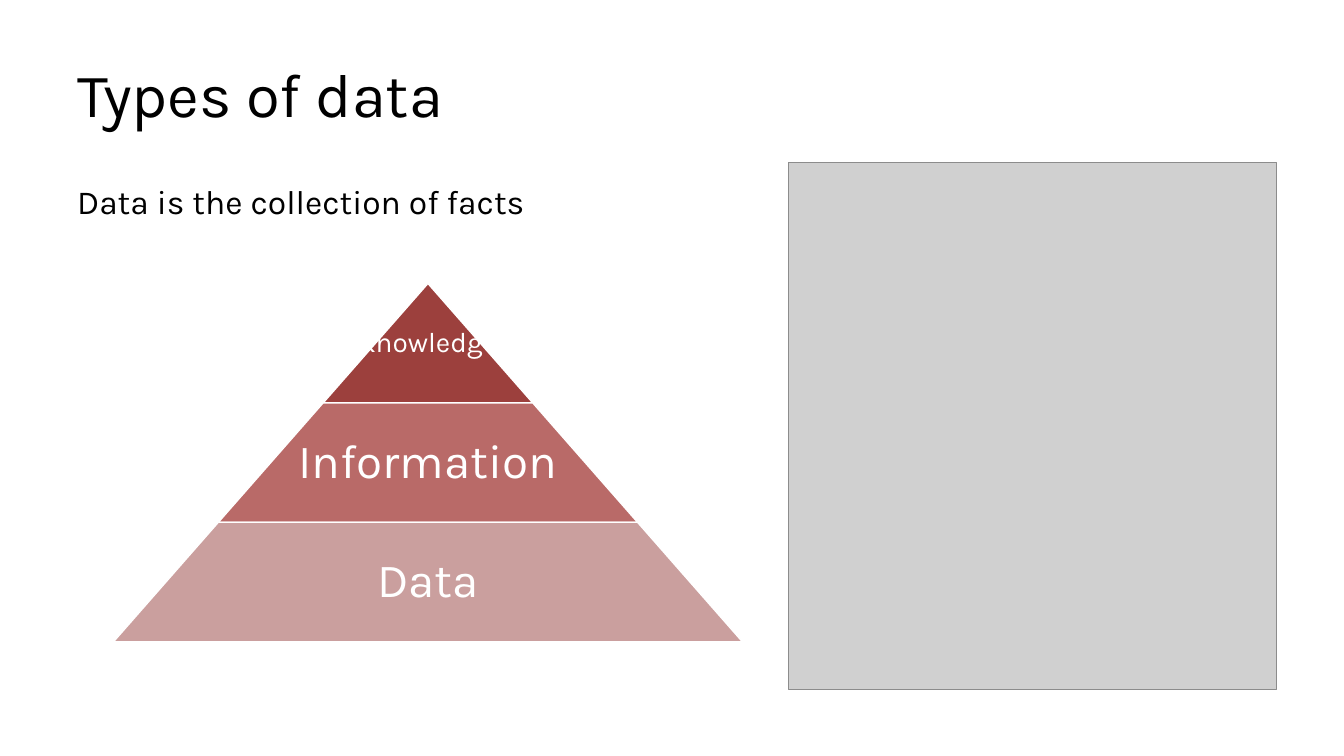
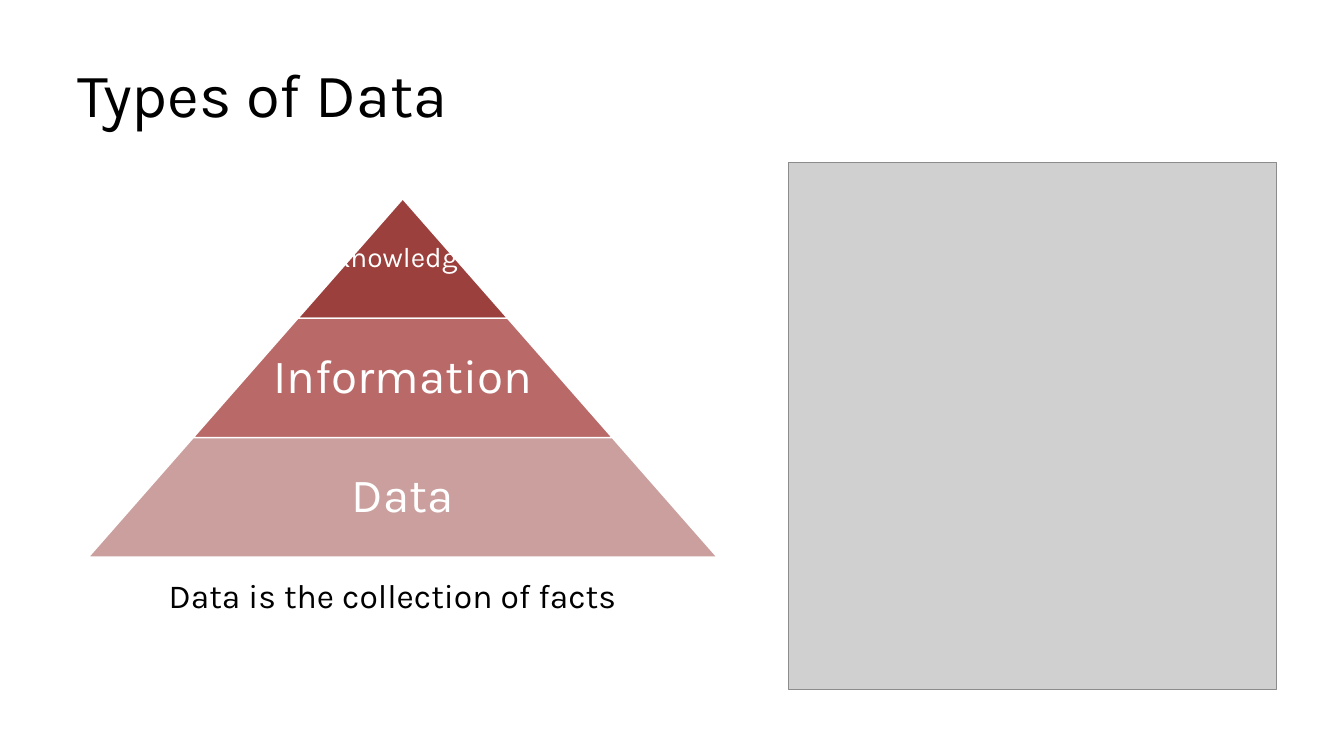
Before and after one commit to kershrita/Data-Science-Roadmap, a slide deck: slide 8 of slides/Session 02 - Introduction to Statistics.pptx (slide 5 before the commit). Drawn at 1344x756 pixels with LibreOffice and Linux fonts; fonts in the diff are those of the drawing; grey boxes stand for pictures. Boxes give left, top, right and bottom in pixels: in the first picture for what was removed or moved away, otherwise in the second. Text is boxed around its words. In the diff, an @@ line names an element or a change of style, - is before the commit and + after.

```diff
--- a/slides/Session 02 - Introduction to Statistics.pptx
+++ b/slides/Session 02 - Introduction to Statistics.pptx
@@ title at [77, 74, 448, 132]: text changed @@
-Types of data
+Types of Data
@@ 3 texts, 3 trapezoids: place and size @@
-3 texts, 3 trapezoids at [114, 283, 743, 641]
+3 texts, 3 trapezoids at [89, 199, 718, 557]
@@ text "Data is the collection of ...": place and size @@
-text "Data is the collection of ..." at [77, 191, 525, 215]
+text "Data is the collection of ..." at [169, 585, 616, 609]
```
Also in this commit, not shown: 8 other slides changed, 23 slides added, 2 slides removed.
